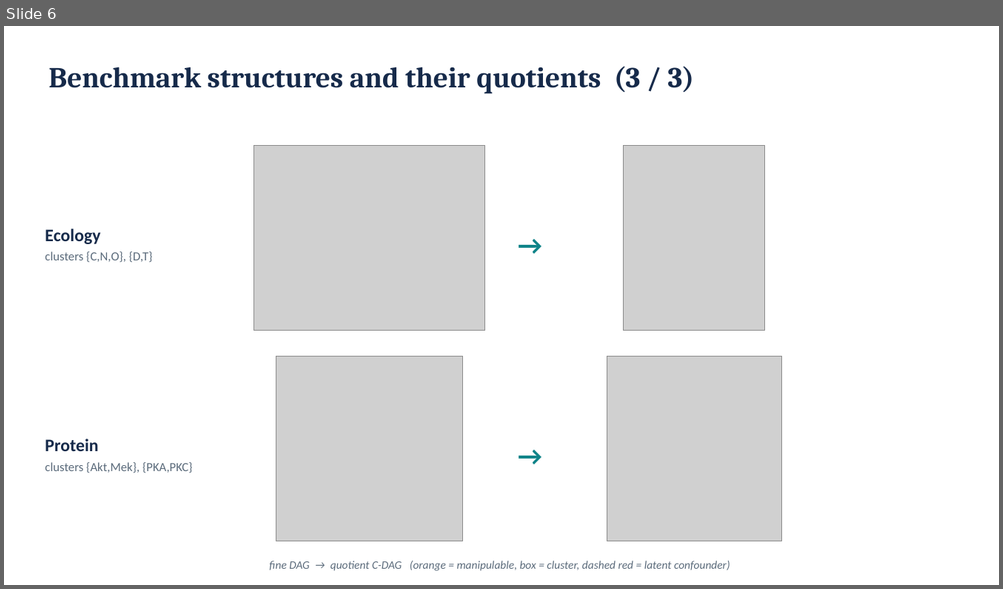
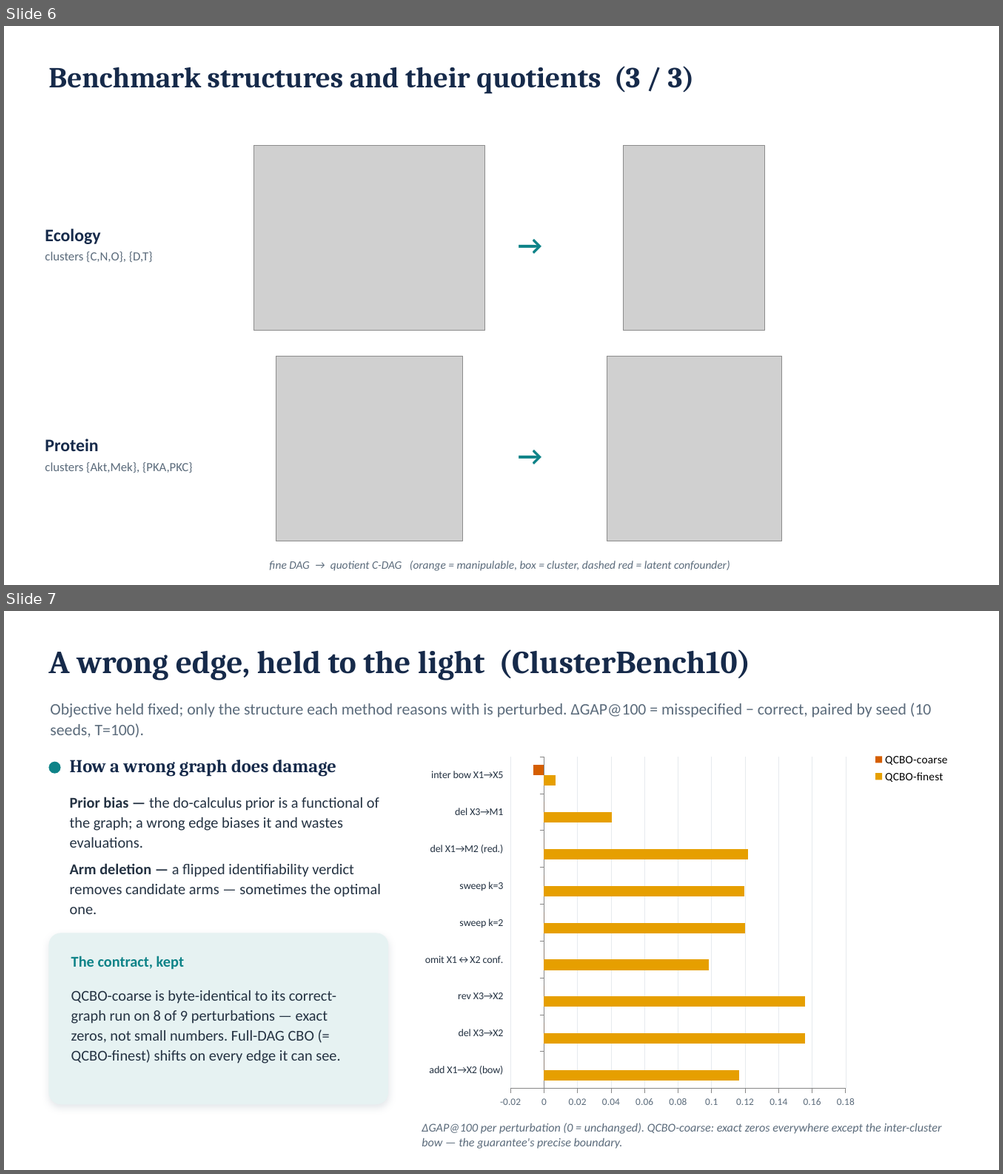
Before and after one commit to fmfsa/ccbo, a slide deck: slides/GAP_PA-GAP_explainer.pptx. Shown one above the other, each under a label of ours: slide 6 before the commit, slides 6 and 7 after it. The pictures are 1003x589 and 1003x1174 pixels, drawn with LibreOffice and Linux fonts; fonts in the diff are those of the drawing; grey boxes stand for pictures. Boxes give left, top, right and bottom in pixels: in the first picture for what was removed or moved away, otherwise in the second. Text is boxed around its words. In the diff, an @@ line names an element or a change of style, - is before the commit and + after.

```diff
--- a/slides/GAP_PA-GAP_explainer.pptx
+++ b/slides/GAP_PA-GAP_explainer.pptx
@@ slide 7 added at (x1=4, y1=611, x2=999, y2=1170), background #FFFFFF @@
@@ text added at (x1=48, y1=649, x2=750, y2=681), 31 pt, text #162A4A, bold @@
+A wrong edge, held to the light (ClusterBench10)
@@ text added at (x1=50, y1=703, x2=931, y2=738), 15.5 pt, text #5B6B7B @@
+Objective held fixed; only the structure each method reasons with is perturbed. ΔGAP@100 = misspecified − correct, paired by seed (10 seeds, T=100).
@@ ellipse added at (x1=48, y1=762, x2=61, y2=774), fill #0E8388 @@
@@ text added at (x1=70, y1=760, x2=336, y2=777), 17.5 pt, text #162A4A, bold @@
+How a wrong graph does damage
@@ bar chart added at (x1=415, y1=750, x2=951, y2=1116) @@
+categories: add X1→X2 (bow), del X3→X2, rev X3→X2, omit X1↔X2 conf., sweep k=2, sweep k=3, del X1→M2 (red.), del X3→M1, inter bow X1→X5
+QCBO-finest: 0.116, 0.156, 0.156, 0.098, 0.12, 0.12, 0.122, 0.04, 0.007
+QCBO-coarse: 0, 0, 0, 0, 0, 0, 0, 0, -0.007
@@ text added at (x1=70, y1=797, x2=381, y2=914), 14.5 pt, text #243242 @@
+Prior bias — the do-calculus prior is a functional of the graph; a wrong edge biases it and wastes evaluations.
+Arm deletion — a flipped identifiability verdict removes candidate arms — sometimes the optimal one.
@@ rounded rectangle added at (x1=48, y1=934, x2=388, y2=1105), fill #E6F2F2 @@
@@ text added at (x1=71, y1=956, x2=184, y2=970), 14.5 pt, text #0E8388, bold @@
+The contract, kept
@@ text added at (x1=71, y1=991, x2=340, y2=1064), 14.5 pt, text #243242 @@
+QCBO-coarse is byte-identical to its correct-graph run on 8 of 9 perturbations — exact zeros, not small numbers. Full-DAG CBO (= QCBO-finest) shifts on every edge it can see.
@@ text added at (x1=421, y1=1123, x2=942, y2=1149), 11.5 pt, text #5B6B7B, italic @@
+ΔGAP@100 per perturbation (0 = unchanged). QCBO-coarse: exact zeros everywhere except the inter-cluster bow — the guarantee's precise boundary.
```
Also in this commit, not shown: 1 other slide added, 1 other file.
